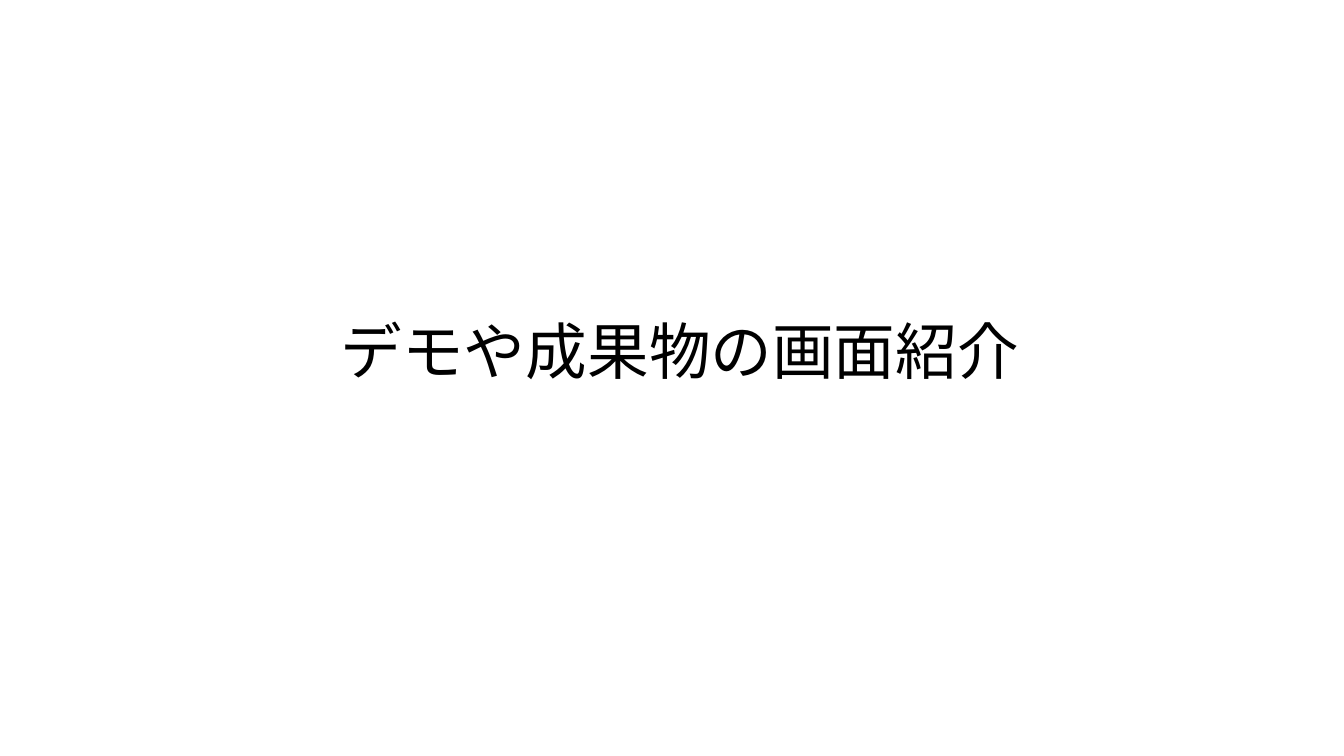
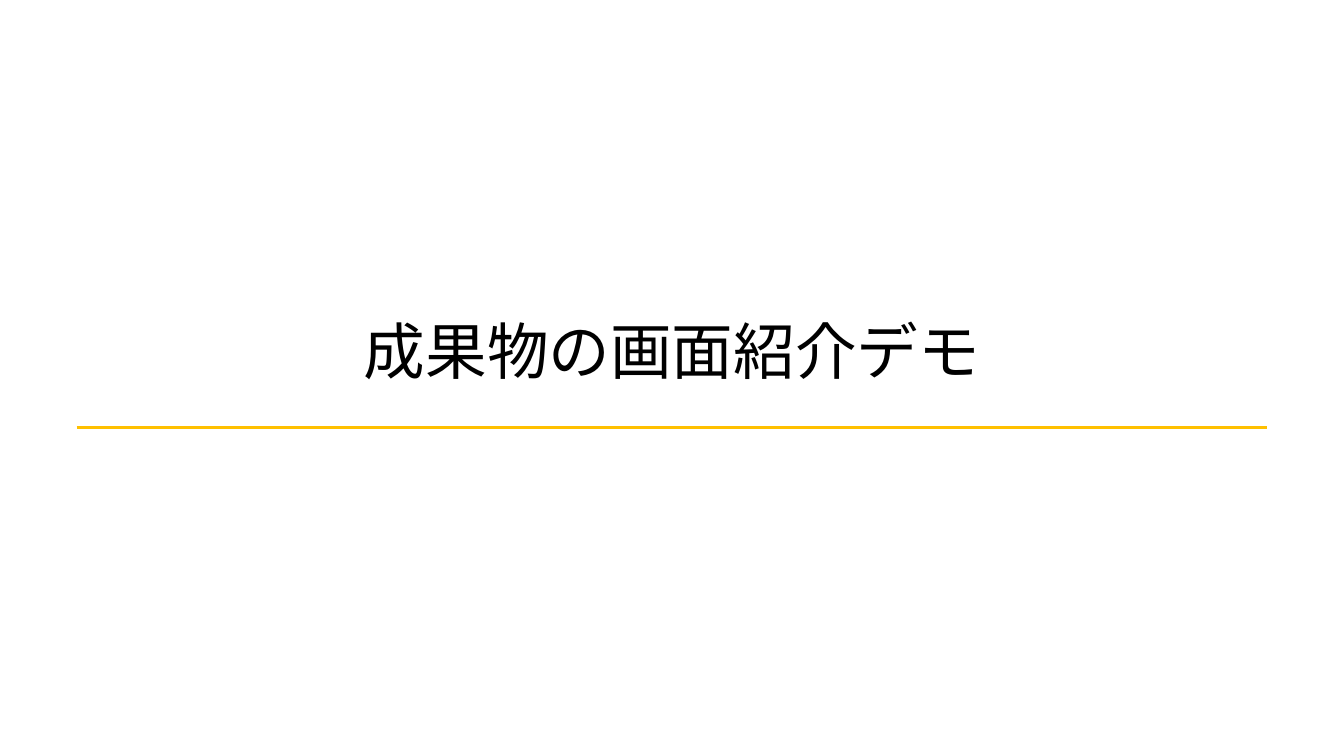
Before and after one commit to kadowakiyuya/simplezakka, a slide deck: slide 16 of 成果発表会/成果発表会.pptx (slide 21 before the commit). Drawn at 1344x756 pixels with LibreOffice and Linux fonts; fonts in the diff are those of the drawing. Boxes give left, top, right and bottom in pixels: in the first picture for what was removed or moved away, otherwise in the second. Text is boxed around its words. In the diff, an @@ line names an element or a change of style, - is before the commit and + after.

Commit message:
成果発表会

```diff
--- a/成果発表会/成果発表会.pptx
+++ b/成果発表会/成果発表会.pptx
@@ title at <box>364,321,980,379</box>: text changed @@
-デモや成果物の画面紹介
+成果物の画面紹介デモ
@@ line added from (77, 427) to (1267, 427), #FFC000 1.75 pt @@
```
Also in this commit, not shown: 19 other slides changed, 2 slides added, 3 slides removed, 1 other file.
